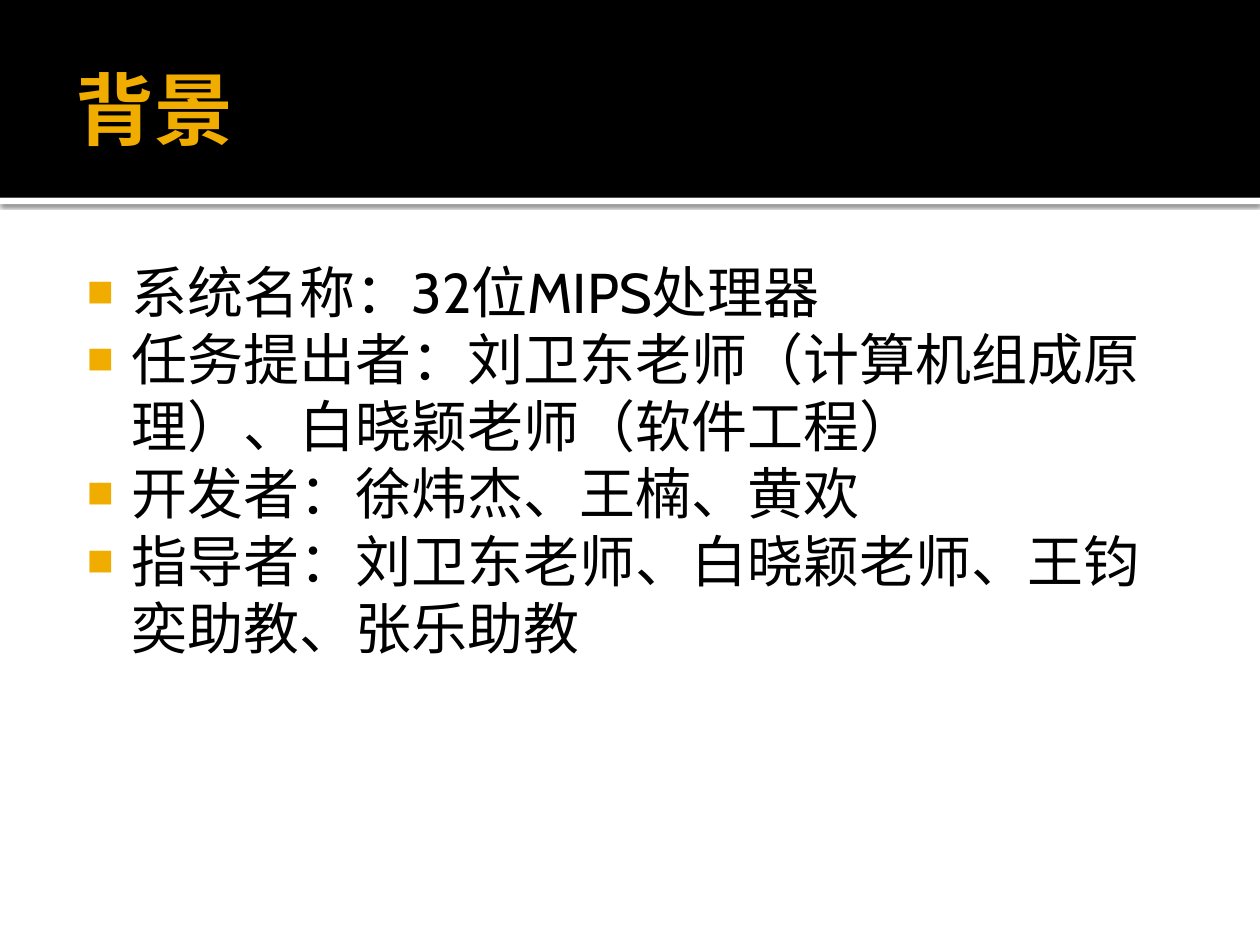
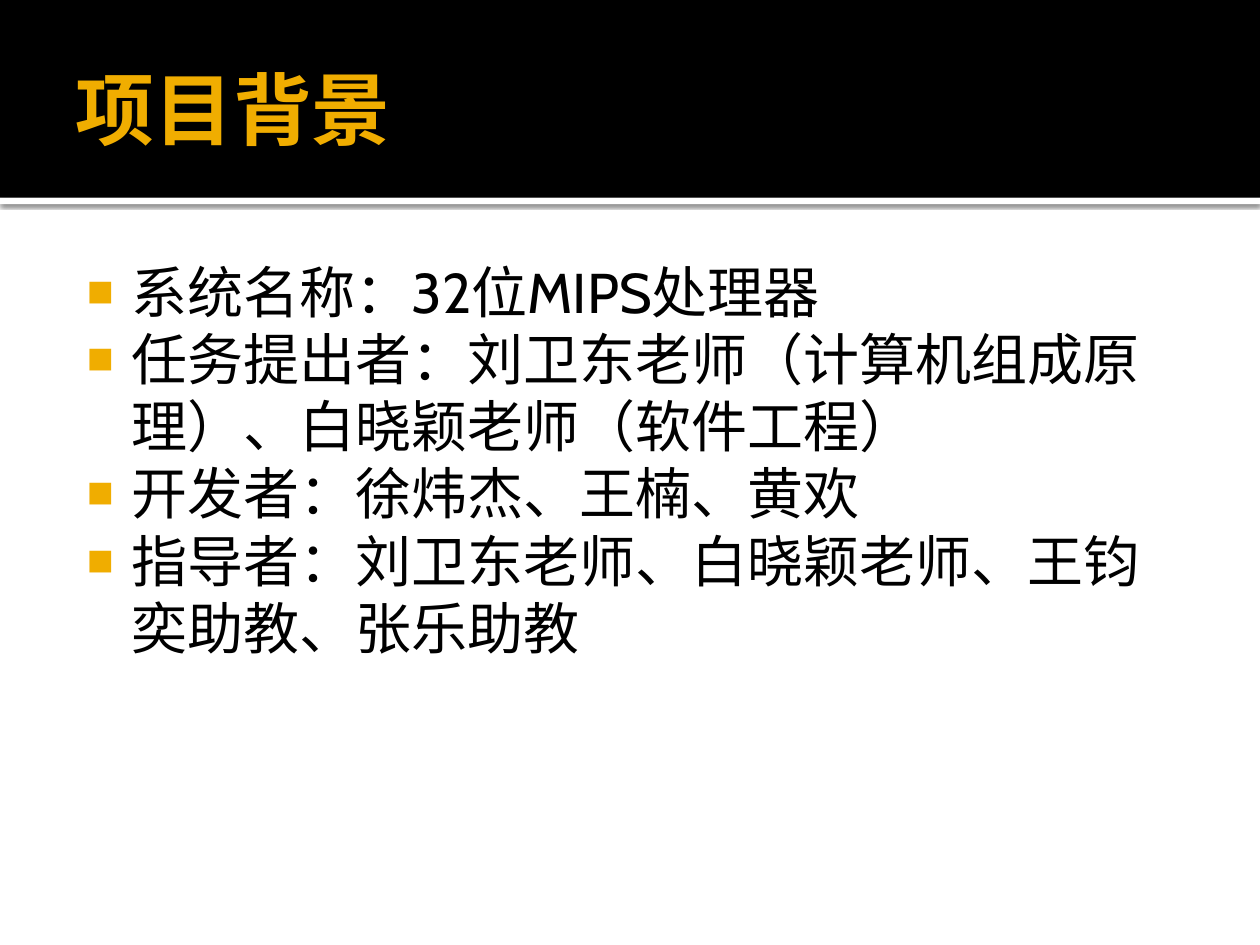
Before and after one commit to xwj95/Atom, a slide deck: slide 3 of report/requirement/32位MIPS综合实验项目需求分析.pptx. Drawn at 1260x945 pixels with LibreOffice and Linux fonts; fonts in the diff are those of the drawing. Boxes give left, top, right and bottom in pixels: in the first picture for what was removed or moved away, otherwise in the second. Text is boxed around its words. In the diff, an @@ line names an element or a change of style, - is before the commit and + after.

```diff
--- a/report/requirement/32位MIPS综合实验项目需求分析.pptx
+++ b/report/requirement/32位MIPS综合实验项目需求分析.pptx
@@ title at (76,72,391,146): text changed @@
-背景
+项目背景
```
Also in this commit, not shown: 20 other slides changed, 22 slides added, 1 slide removed.
